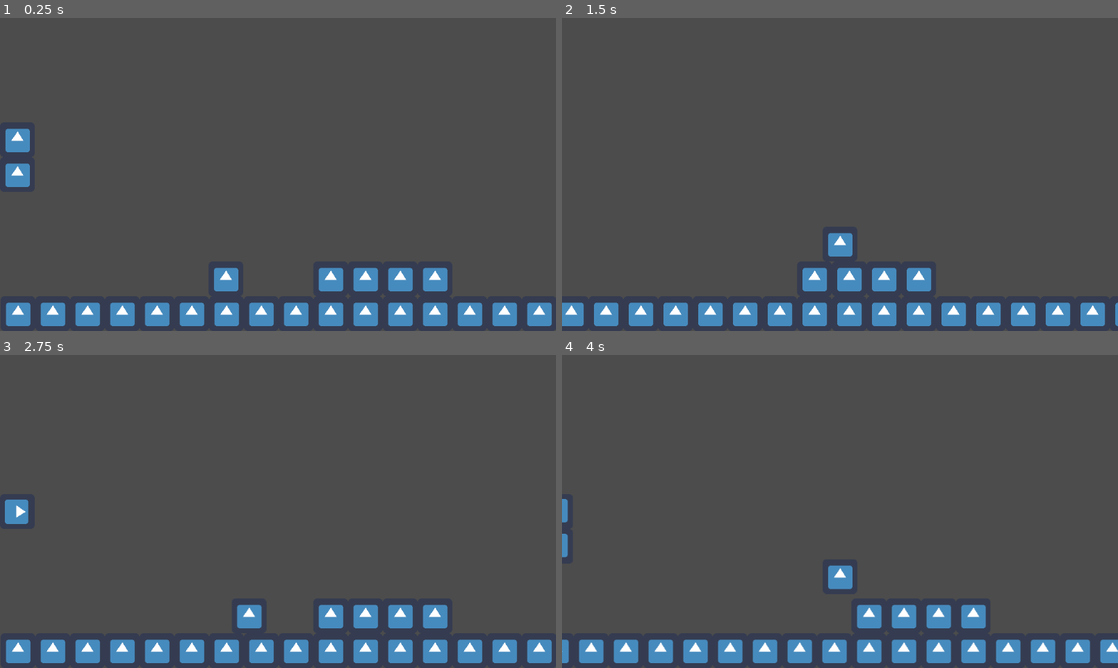
Above: before the commit, frames 1-4 (two rows, left to right).
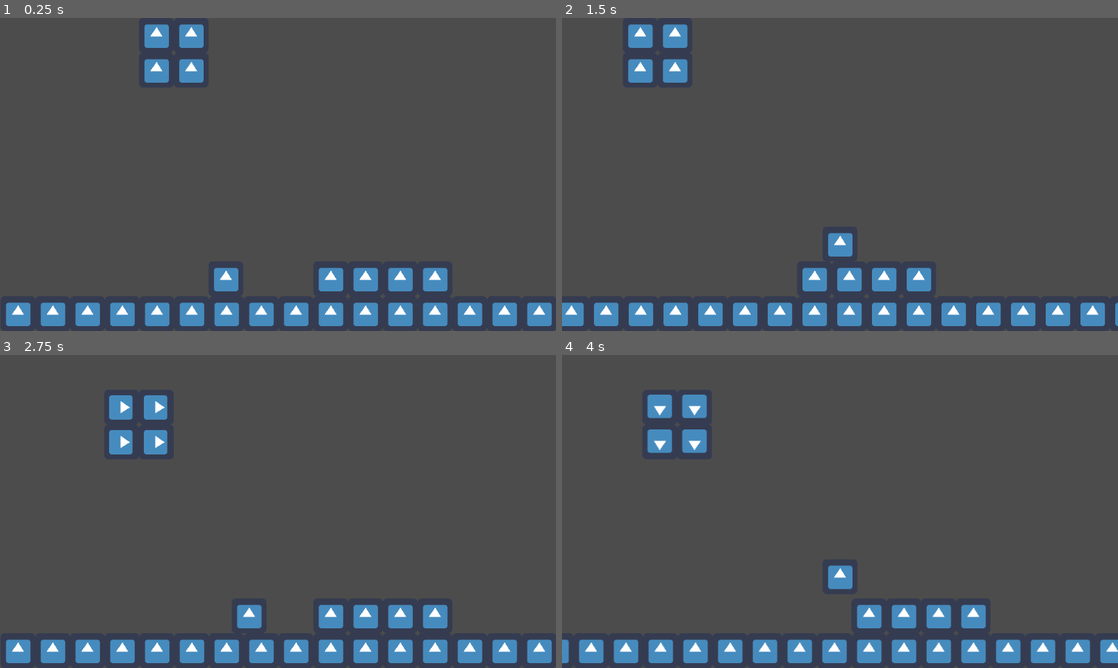
Above: after the commit, the same moments.

Repository: KavehNejad/Hack-2023
Game: Godot game, scene res://src/scenes/Tutorial level.tscn
The game is run twice, just before and just after one commit, with the same random seed, the same clock (stepped at 60 frames per second) and the same inputs. The engine's default icon, where the game draws it, is replaced by a stand-in: a white triangle on a blue panel in a dark square.
Inputs:
- Up to frame 1 (0.25 s): no input
- Up to frame 2 (1.5 s): tap Enter at 0.5 s; hold Right (right) from 0.53 s (still down); tap F (game_mode_switch) at 0.6, 1.35 s; tap Up (jump) at 0.77 s
- Up to frame 3 (2.75 s): tap Up (jump) at 1.52 s; release Right (right) at 2.03 s; hold A (left) from 2.03 s (still down); tap F (game_mode_switch) at 2.1 s
- Up to frame 4 (4 s): release A (left) at 2.78 s; hold Right (right) from 2.78 s (still down); tap F (game_mode_switch) at 2.85, 3.6 s; tap Up (jump) at 3.02, 3.77 s; tap Space at 3.5 s

The runs differ from the first frame. In frame 1, 2.0% of the frame differs, in the area x 1-37%, y 2-54%; in frame 2, 1.3%; in frame 3, 1.6%; in frame 4, 1.5%.

Commit message:
Spawns random shapes

Diff:
--- a/super-tetris-world/assets/data/shapes.json
+++ b/super-tetris-world/assets/data/shapes.json
@@ -10,5 +10,19 @@
       [1, 0],
       [1, 0]
     ]
+  },
+  {
+    "layout": [
+      [1, 0, 0],
+      [1, 0, 0],
+      [1, 1, 0]
+    ]
+  },
+  {
+    "layout": [
+      [0, 1, 0],
+      [0, 1, 0],
+      [0, 1, 0]
+    ]
   }
 ]
--- a/super-tetris-world/src/scripts/world.gd
+++ b/super-tetris-world/src/scripts/world.gd
@@ -16,9 +16,9 @@
 
 func spawn_shape():
 	var shape = shape_scene.instance()
-	shape.set_info(shapes[1])
-	shape.position.x = 64 * 1 - 32
-	shape.position.y = 64 * 4 - 32
+	shape.set_info(shapes[rand_range(0,len(shapes))])
+	shape.position.x = 64 * 5 - 32
+	shape.position.y = 64 * 1 - 32
 	add_child(shape)
 	shape.connect("block_bottom",self, "on_block_touch_bottom")
 
